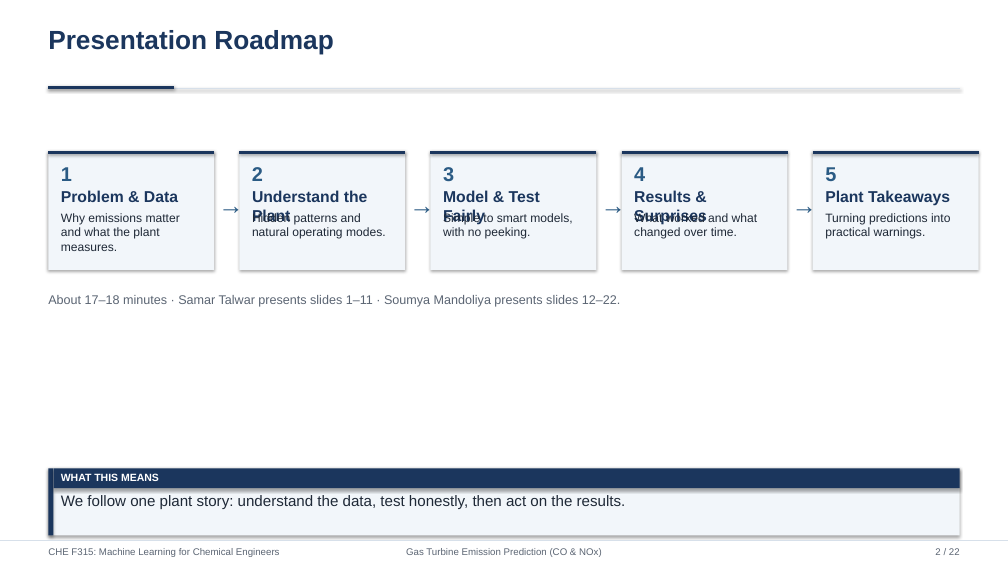
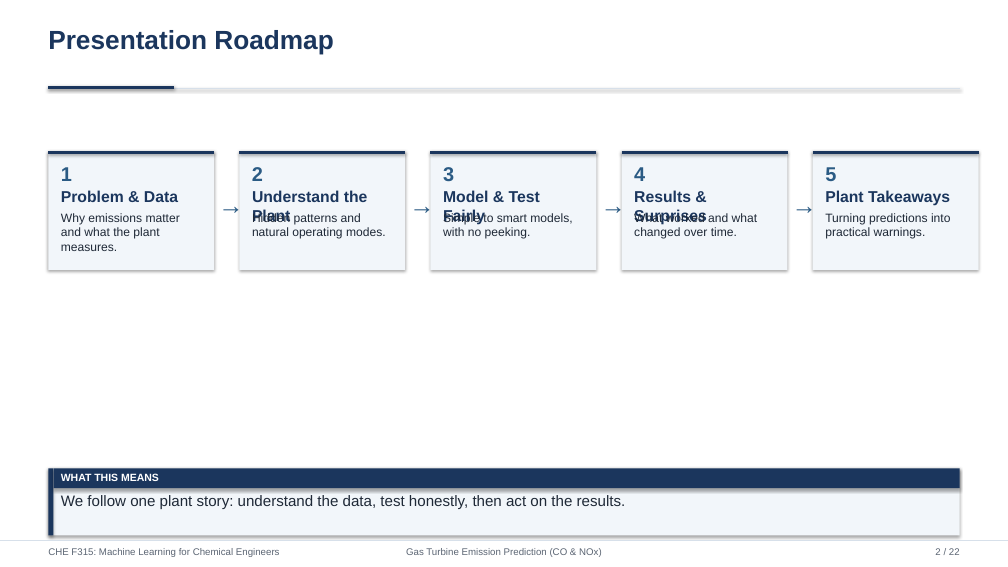
Before and after one commit to Samar-Talwar/CHE-F315-gas-turbine-pems, a slide deck: slide 2 of presentation/CHE_F315_Gas_Turbine_PEMS.pptx. Drawn at 1008x567 pixels with LibreOffice and Linux fonts; fonts in the diff are those of the drawing. Boxes give left, top, right and bottom in pixels: in the first picture for what was removed or moved away, otherwise in the second. Text is boxed around its words. In the diff, an @@ line names an element or a change of style, - is before the commit and + after.

```diff
--- a/presentation/CHE_F315_Gas_Turbine_PEMS.pptx
+++ b/presentation/CHE_F315_Gas_Turbine_PEMS.pptx
@@ text removed at box(48, 295, 620, 307) @@
-About 17–18 minutes · Samar Talwar presents slides 1–11 · Soumya Mandoliya presents slides 12–22.
```
Also in this commit, not shown: 2 other files.
